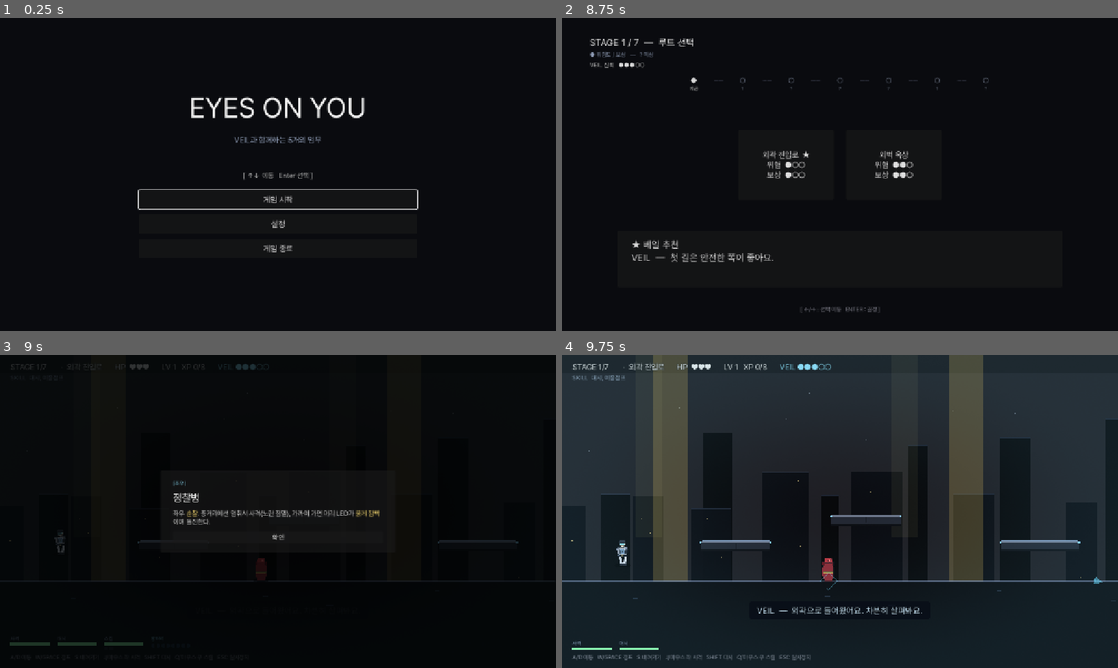
Above: before the commit, frames 1-4 (two rows, left to right).
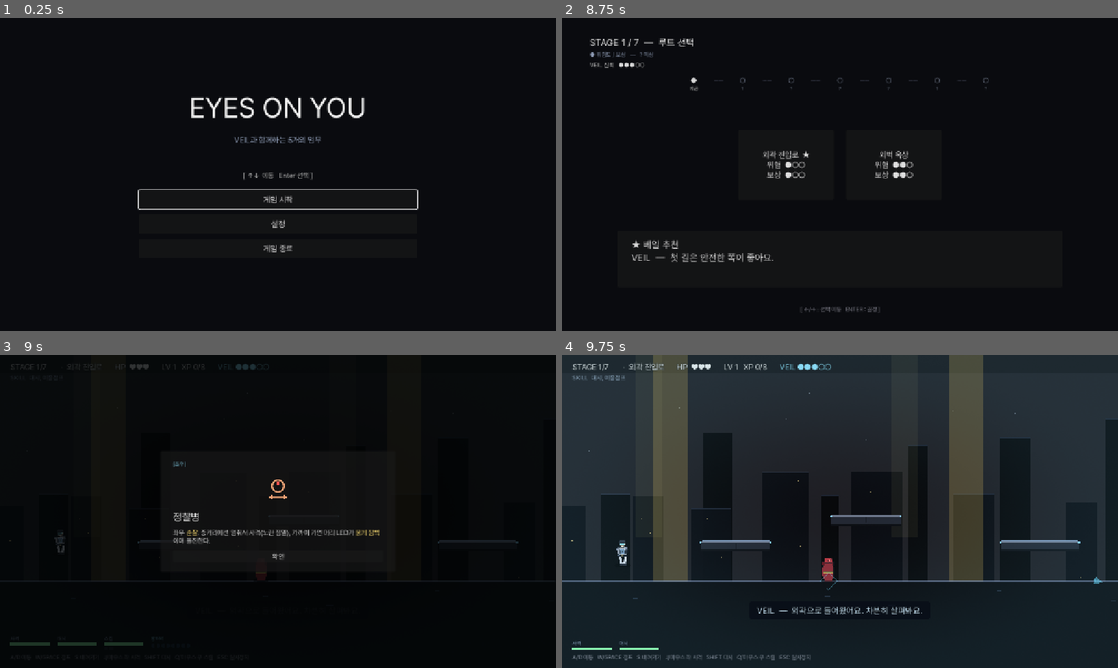
Above: after the commit, the same moments.

Repository: soomin007/EyesOnYou
Game: Godot game, scene res://scenes/main.tscn
Same seed, same stepped clock (60 frames per second), same inputs: the game is played once before the commit and once after it.
Inputs (mouse positions are in pixels of both pictures, inside the frame that each line leads up to):
- Up to frame 1 (0.25 s): no input
- Up to frame 2 (8.75 s): click "게임 시작" at 0.5 s; click "일반 모드" at 1.25 s; click "바로 시작" at 2 s; tap Enter (ui_accept) at 2.75 s; move the mouse to (962, 158) at 2.77 s; press the mouse at (962, 158) at 2.78 s; hold D (move_right) 2.78-4.28 s; tap W (jump) at 3.02, 3.77, 5.27, 6.02, 6.77, 8.27 s; move the mouse to (728, 190) at 3.52 s; release the mouse at (728, 190) at 3.53 s; tap Shift (dash) at 3.6 s; click (728, 190) at 3.67 s; move the mouse to (895, 105) at 4.27 s; hold A (move_left) 4.28-5.03 s; tap Space at 4.35 s; click (895, 105) at 4.42 s; move the mouse to (812, 237) at 5.02 s; hold D (move_right) 5.03-6.53 s; tap Q at 5.1 s; click (812, 237) at 5.17 s; move the mouse to (1006, 221) at 5.77 s; tap E at 5.85 s; click (1006, 221) at 5.92 s; move the mouse to (673, 127) at 6.52 s; hold A (move_left) 6.53-7.28 s; tap J at 6.6 s; click (673, 127) at 6.67 s; move the mouse to (867, 174) at 7.27 s; hold D (move_right) 7.28-8.03 s; tap K at 7.35 s; click (867, 174) at 7.42 s; move the mouse to (756, 96) at 8.02 s; hold A (move_left) from 8.03 s (still down); click (756, 96) at 8.1 s
- Up to frame 3 (9 s): release A (move_left) at 8.75 s; click "외곽 진입로 ★ 위험 ●○○ 보상 ●○○" at 8.75 s
- Up to frame 4 (9.75 s): click "확인" at 9.5 s

Frames 1-2 are identical in both runs. In frame 3, 1.4% of the frame differs, in the area x 31-69%, y 34-66%; in frame 4, nothing differs.

Commit message:
feat(bestiary): 적 도감 조우 카드에 적별 절차적 아이콘
- EnemyIcon.gd(신규): 정찰병(머리+LED+순찰)·저격수(스코프+레이저)·드론(쿼드콥터)·
  자폭병(폭탄+퓨즈)·방패병(방패) — 자산 없이 _draw 도형, 색으로 구분
- BestiaryOverlay 조우 카드 [조우]와 이름 사이에 76px 아이콘 — 텍스트뿐이던 도감에 그림

Diff:
--- a/scripts/BestiaryOverlay.gd
+++ b/scripts/BestiaryOverlay.gd
@@ -58,6 +58,14 @@
 	header.add_theme_color_override("font_color", Color(0.55, 0.85, 0.95))
 	v.add_child(header)
 
+	# 적 아이콘 — 도감이 전부 텍스트라 그림 한 장 곁들임(텍스트→그래픽).
+	var icon := EnemyIcon.new()
+	icon.enemy_id = enemy_id
+	icon.custom_minimum_size = Vector2(76, 76)
+	icon.size_flags_horizontal = Control.SIZE_SHRINK_CENTER
+	icon.process_mode = Node.PROCESS_MODE_ALWAYS
+	v.add_child(icon)
+
 	var name_label := Label.new()
 	name_label.text = str(data.get("name", "???"))
 	name_label.add_theme_font_size_override("font_size", 24)
--- /dev/null
+++ b/scripts/EnemyIcon.gd
@@ -0,0 +1,87 @@
+class_name EnemyIcon
+extends Control
+
+# 적 도감(조우 카드)용 절차적 아이콘 — 자산 없이 _draw 도형. enemy_id별 알아보기 쉬운 글리프.
+# 도감이 전부 텍스트라 "텍스트→그래픽" 방향으로 한 장씩 그림을 곁들인다.
+
+var enemy_id: String = ""
+
+func _ready() -> void:
+	mouse_filter = Control.MOUSE_FILTER_IGNORE
+
+func _draw() -> void:
+	var c: Vector2 = size * 0.5
+	var r: float = minf(size.x, size.y) * 0.5 * 0.8
+	if r < 6.0:
+		return
+	match enemy_id:
+		"patrol": _patrol(c, r)
+		"sniper": _sniper(c, r)
+		"drone": _drone(c, r)
+		"bomber": _bomber(c, r)
+		"shield": _shield(c, r)
+		_: _generic(c, r)
+
+# 정찰병 — 머리 LED + 좌우 순찰 화살표
+func _patrol(c: Vector2, r: float) -> void:
+	var col := Color(0.93, 0.64, 0.46)
+	var head: Vector2 = c + Vector2(0.0, -r * 0.22)
+	draw_arc(head, r * 0.45, 0.0, TAU, 24, col, 2.5, true)
+	draw_circle(head + Vector2(0.0, -r * 0.18), r * 0.13, Color(1.0, 0.32, 0.3))  # LED
+	var y: float = c.y + r * 0.62
+	draw_line(Vector2(c.x - r * 0.66, y), Vector2(c.x + r * 0.66, y), col, 2.0, true)
+	draw_colored_polygon(_arrow(Vector2(c.x - r * 0.45, y), Vector2(c.x - r * 0.7, y), 5.0), col)
+	draw_colored_polygon(_arrow(Vector2(c.x + r * 0.45, y), Vector2(c.x + r * 0.7, y), 5.0), col)
+
+# 저격수 — 스코프 십자선 + 레이저
+func _sniper(c: Vector2, r: float) -> void:
+	var col := Color(0.96, 0.43, 0.43)
+	draw_arc(c, r * 0.62, 0.0, TAU, 30, col, 2.5, true)
+	draw_line(c + Vector2(-r * 0.62, 0.0), c + Vector2(r * 0.62, 0.0), col, 1.5, true)
+	draw_line(c + Vector2(0.0, -r * 0.62), c + Vector2(0.0, r * 0.62), col, 1.5, true)
+	draw_circle(c, r * 0.1, col)
+	draw_line(c, c + Vector2(r * 1.0, r * 0.5), Color(1.0, 0.3, 0.3, 0.85), 1.5, true)
+
+# 공습 드론 — 쿼드콥터(중앙 + 4 로터)
+func _drone(c: Vector2, r: float) -> void:
+	var col := Color(0.56, 0.8, 0.96)
+	draw_circle(c, r * 0.2, col)
+	for ang in [PI * 0.25, PI * 0.75, PI * 1.25, PI * 1.75]:
+		var d := Vector2(cos(ang), sin(ang))
+		var rotor: Vector2 = c + d * r * 0.72
+		draw_line(c, rotor, col, 2.0, true)
+		draw_arc(rotor, r * 0.22, 0.0, TAU, 14, col, 1.5, true)
+
+# 자폭병 — 폭탄 + 퓨즈 + 경고 펄스 링
+func _bomber(c: Vector2, r: float) -> void:
+	var col := Color(0.97, 0.62, 0.35)
+	var body: Vector2 = c + Vector2(0.0, r * 0.15)
+	draw_arc(body, r * 0.5, 0.0, TAU, 26, col, 2.5, true)
+	draw_arc(body, r * 0.78, 0.0, TAU, 30, Color(1.0, 0.4, 0.3, 0.5), 1.5, true)
+	draw_line(c + Vector2(0.0, -r * 0.35), c + Vector2(r * 0.28, -r * 0.72), col, 2.0, true)
+	draw_circle(c + Vector2(r * 0.28, -r * 0.72), r * 0.11, Color(1.0, 0.74, 0.35))
+
+# 방패병 — 큰 방패 + 중앙 보스
+func _shield(c: Vector2, r: float) -> void:
+	var col := Color(0.73, 0.81, 0.91)
+	var pts := PackedVector2Array([
+		c + Vector2(-r * 0.6, -r * 0.7), c + Vector2(r * 0.6, -r * 0.7),
+		c + Vector2(r * 0.6, r * 0.25), c + Vector2(0.0, r * 0.85), c + Vector2(-r * 0.6, r * 0.25)])
+	draw_polyline(_closed(pts), col, 2.5, true)
+	draw_circle(c + Vector2(0.0, -r * 0.1), r * 0.17, col)
+
+func _generic(c: Vector2, r: float) -> void:
+	draw_arc(c, r * 0.7, 0.0, TAU, 24, Color(0.8, 0.5, 0.45), 2.0, true)
+	draw_circle(c, r * 0.18, Color(0.8, 0.5, 0.45))
+
+# ── 헬퍼 ──
+func _arrow(from_p: Vector2, to_p: Vector2, sz: float) -> PackedVector2Array:
+	var dir: Vector2 = (to_p - from_p).normalized()
+	var perp := Vector2(-dir.y, dir.x)
+	return PackedVector2Array([to_p, to_p - dir * sz * 1.6 + perp * sz, to_p - dir * sz * 1.6 - perp * sz])
+
+func _closed(pts: PackedVector2Array) -> PackedVector2Array:
+	var out := PackedVector2Array(pts)
+	if pts.size() > 0:
+		out.append(pts[0])
+	return out
Not shown, added: scripts/EnemyIcon.gd.uid
